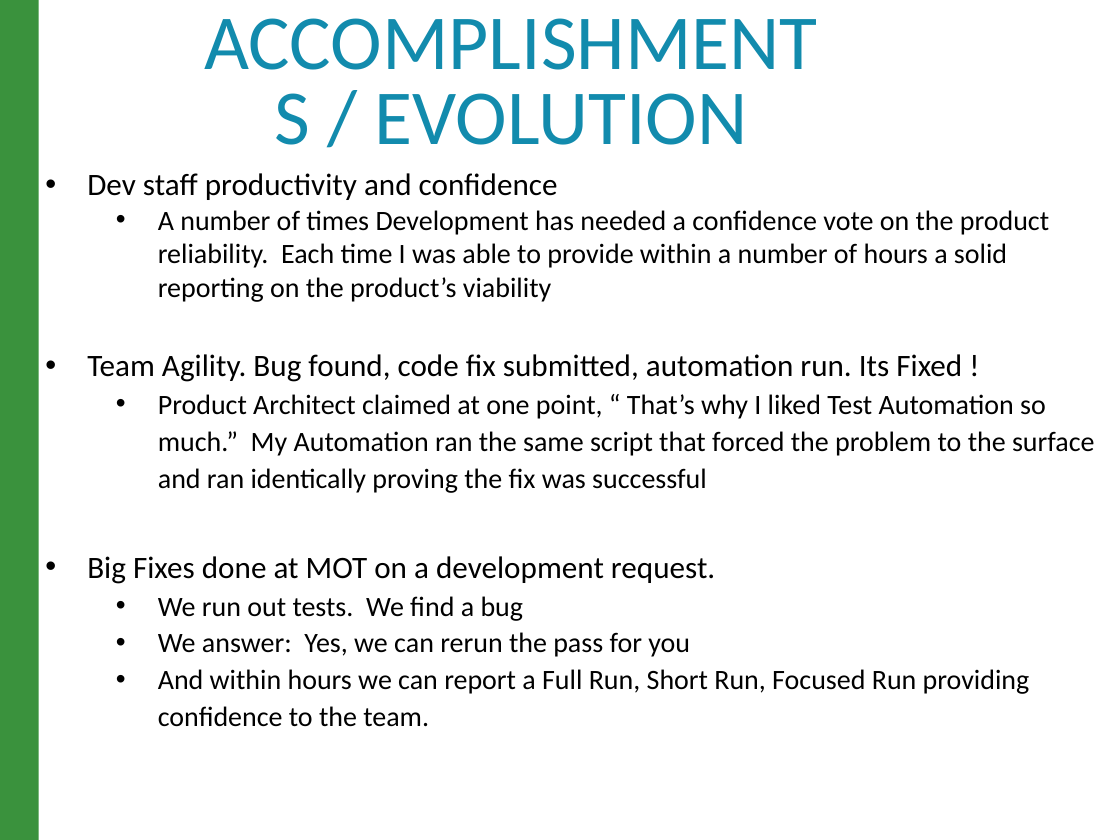
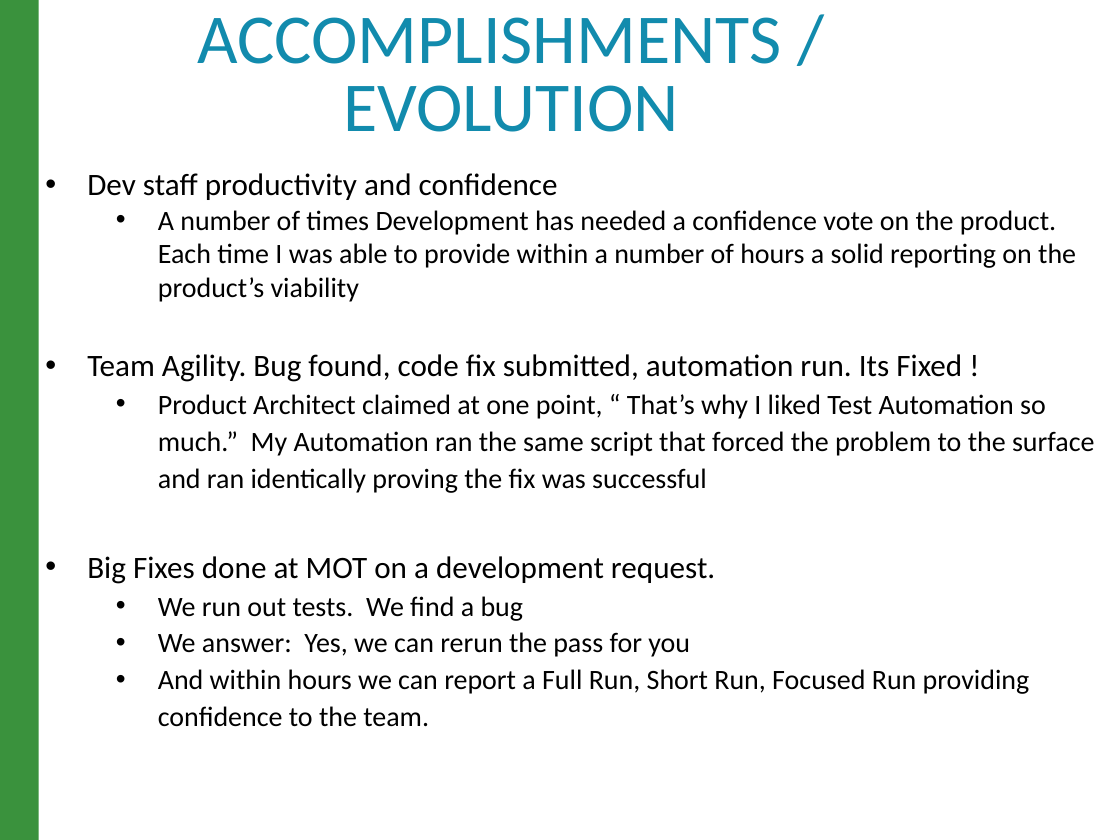
Before and after one commit to raghav9329/mainProf, a slide deck: slide 5 of CurrentWork_Delta/CX_StrategyPowerPoint.pptx. Drawn at 1120x840 pixels with LibreOffice and Linux fonts; fonts in the diff are those of the drawing. Boxes give left, top, right and bottom in pixels: in the first picture for what was removed or moved away, otherwise in the second. Text is boxed around its words. In the diff, an @@ line names an element or a change of style, - is before the commit and + after.

```diff
--- a/CurrentWork_Delta/CX_StrategyPowerPoint.pptx
+++ b/CurrentWork_Delta/CX_StrategyPowerPoint.pptx
@@ title "ACCOMPLISHMENTS / EVOLUTION" at bbox=[197, 17, 781, 132]: size 50 to 45 pt @@
@@ text at bbox=[158, 210, 1076, 302]: text changed @@
-  • A number of times Development has needed a confidence vote on the product reliability. Each time I was able to provide within a number of hours a solid reporting on the product’s viability
+  • A number of times Development has needed a confidence vote on the product. Each time I was able to provide within a number of hours a solid reporting on the product’s viability
```
Also in this commit, not shown: 9 other slides changed, 2 other files.
